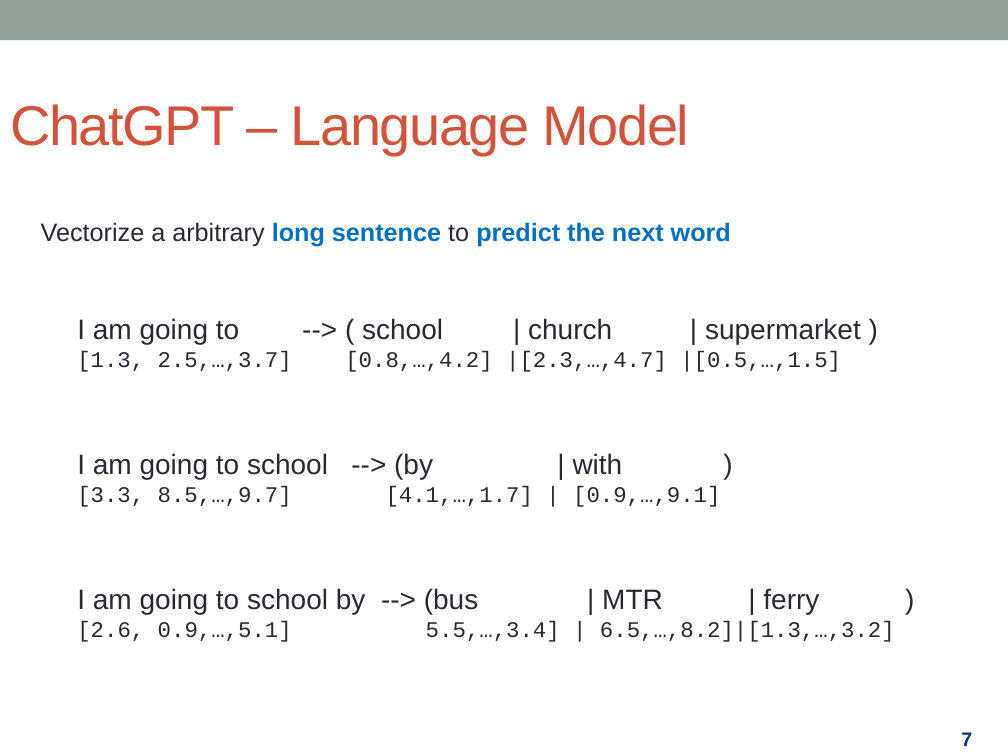
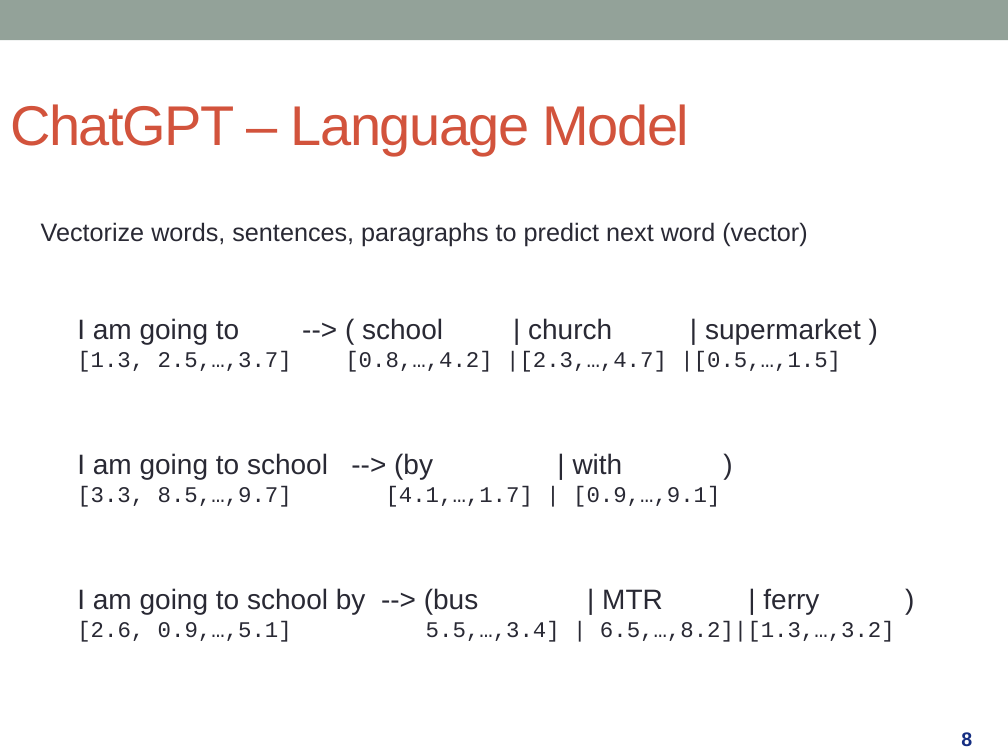
Before and after one commit to kenwkliu/ideas, a slide deck: slide 8 of slides/GenAI.pptx (slide 7 before the commit). Drawn at 1008x756 pixels with LibreOffice and Linux fonts; fonts in the diff are those of the drawing. Boxes give left, top, right and bottom in pixels: in the first picture for what was removed or moved away, otherwise in the second. Text is boxed around its words. In the diff, an @@ line names an element or a change of style, - is before the commit and + after.

```diff
--- a/slides/GenAI.pptx
+++ b/slides/GenAI.pptx
@@ text at (41, 222, 807, 247): text changed; text colour #0070C0 to #292934; bold off @@
-Vectorize a arbitrary long sentence to predict the next word
+Vectorize words, sentences, paragraphs to predict next word (vector)
@@ page number at (961, 732, 972, 746): text changed @@
-7
+8
```
Also in this commit, not shown: 5 other slides changed, 4 slides added, 1 slide removed.
